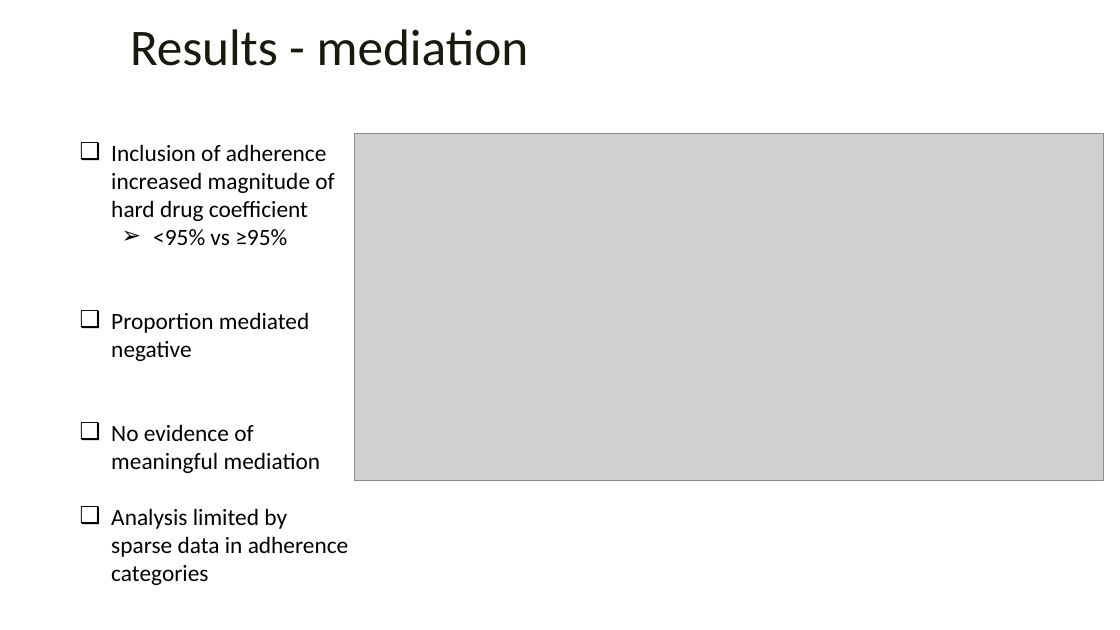
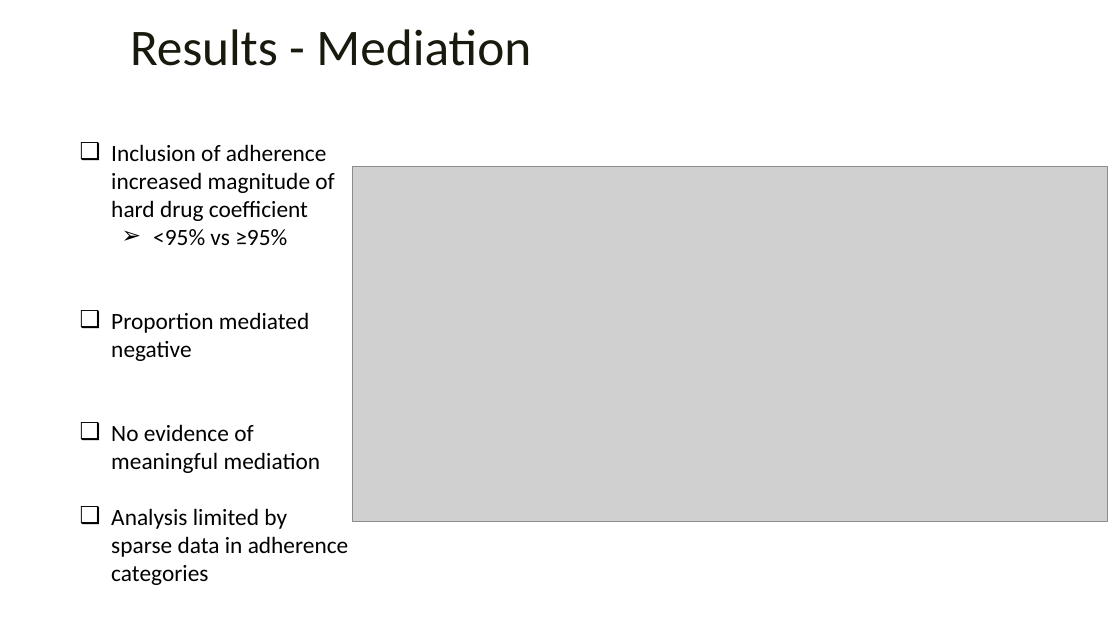
Before and after one commit to rysummers/BIOS6624-Class, a slide deck: slide 6 of Project1/Reports/Project1_Presentation_summers.pptx (slide 7 before the commit). Drawn at 1120x630 pixels with LibreOffice and Linux fonts; fonts in the diff are those of the drawing; grey boxes stand for pictures; background and template pictures are left out. Boxes give left, top, right and bottom in pixels: in the first picture for what was removed or moved away, otherwise in the second. Text is boxed around its words. In the diff, an @@ line names an element or a change of style, - is before the commit and + after.

```diff
--- a/Project1/Reports/Project1_Presentation_summers.pptx
+++ b/Project1/Reports/Project1_Presentation_summers.pptx
@@ text at [130,29,531,66]: text changed @@
-Results - mediation
+Results - Mediation
@@ picture: place and size @@
-picture at [355,134,1104,481]
+picture at [353,166,1108,522]
```
Also in this commit, not shown: 4 other slides changed, 1 slide removed, 9 other files.
